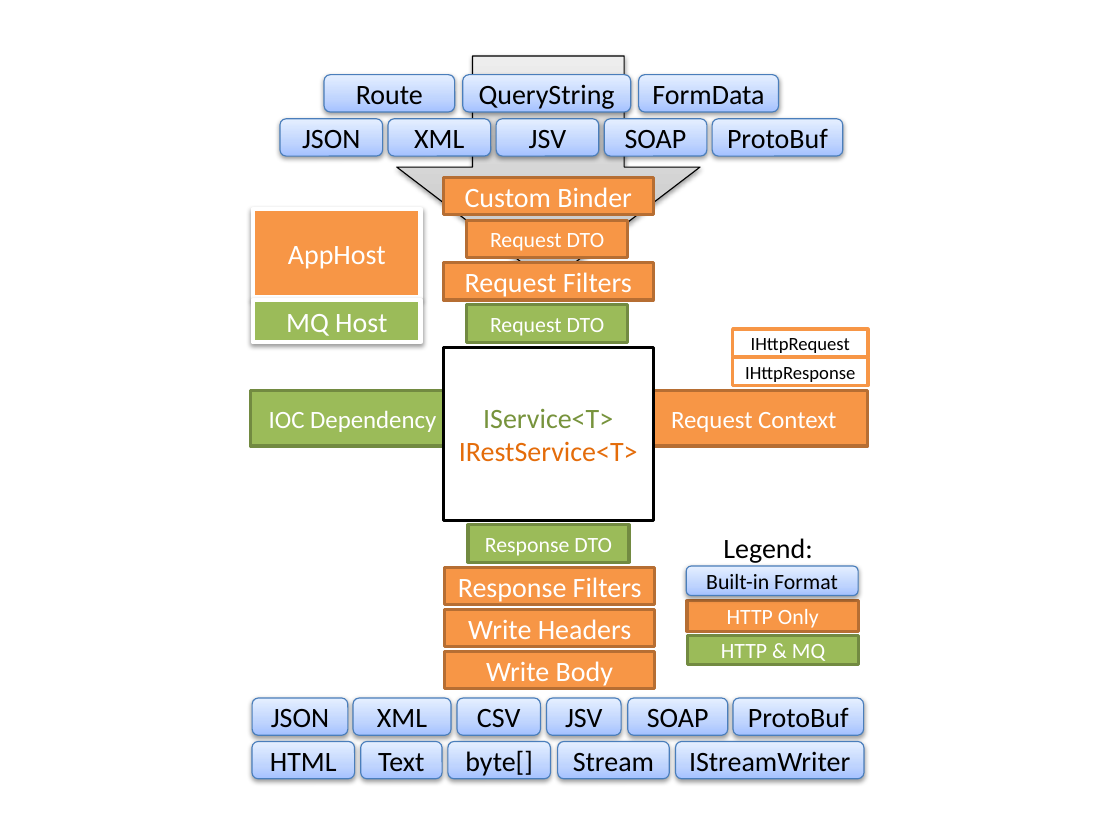
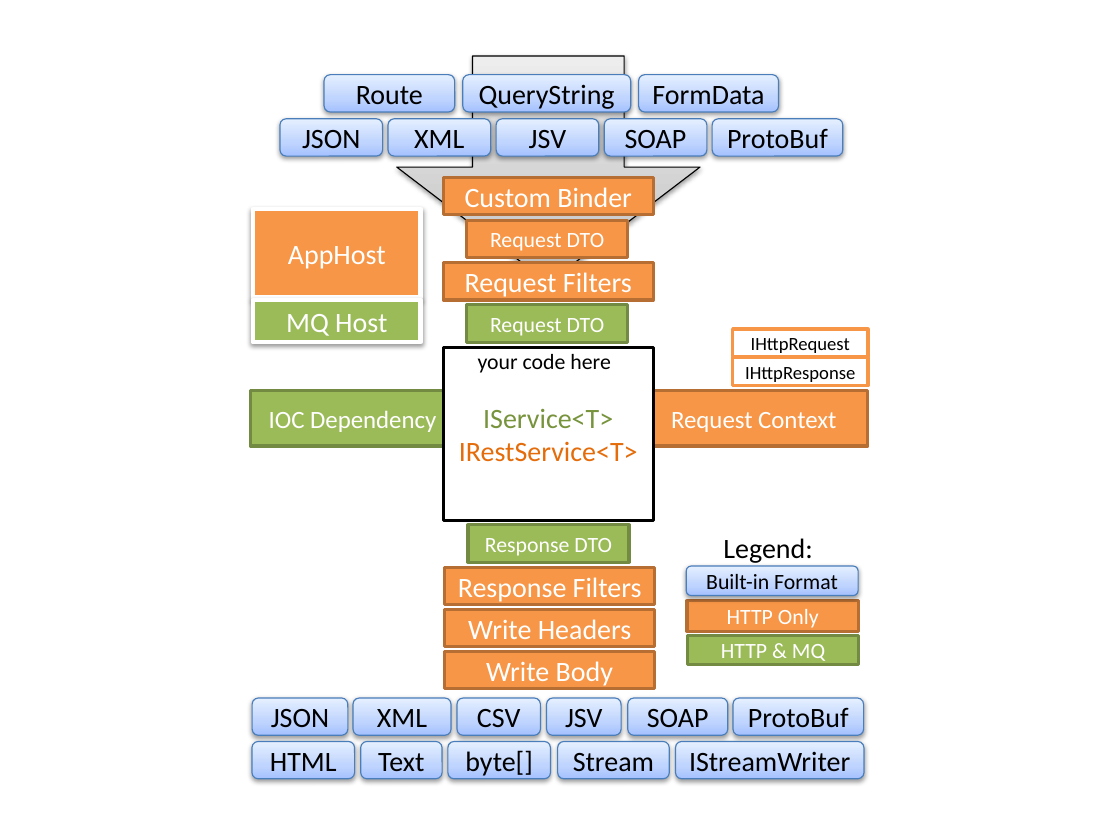
Before and after one commit to ServiceStack/ServiceStack.Extras, a slide deck: slide 1 of html/files/servicestack-architecture-tree.pptx. Drawn at 1120x840 pixels with LibreOffice and Linux fonts; fonts in the diff are those of the drawing. Boxes give left, top, right and bottom in pixels: in the first picture for what was removed or moved away, otherwise in the second. Text is boxed around its words. In the diff, an @@ line names an element or a change of style, - is before the commit and + after.

```diff
--- a/html/files/servicestack-architecture-tree.pptx
+++ b/html/files/servicestack-architecture-tree.pptx
@@ text added at (x1=478, y1=354, x2=610, y2=373), 14 pt, text #000000 @@
+your code here
```
Also in this commit, not shown: 1 other file.
